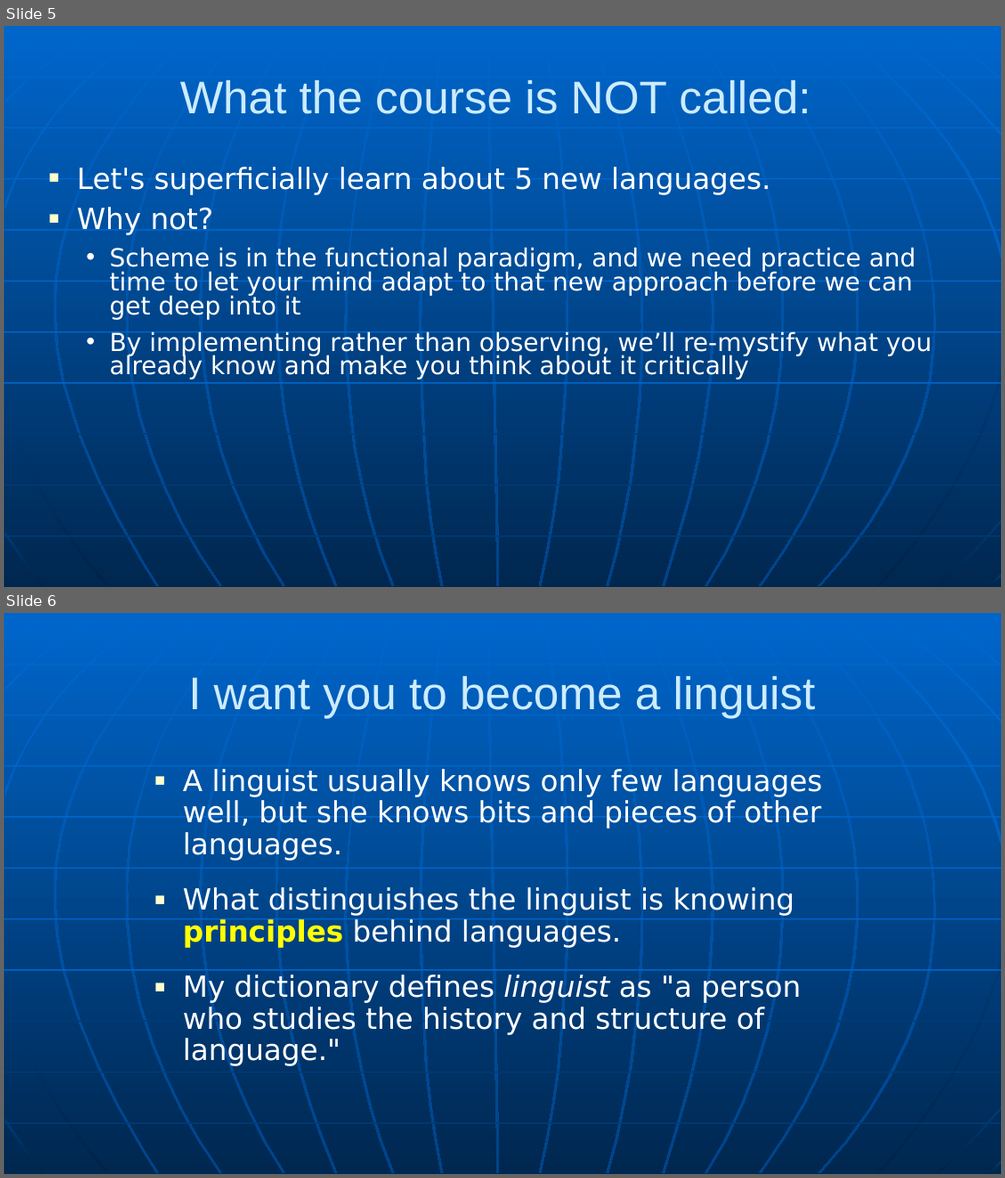
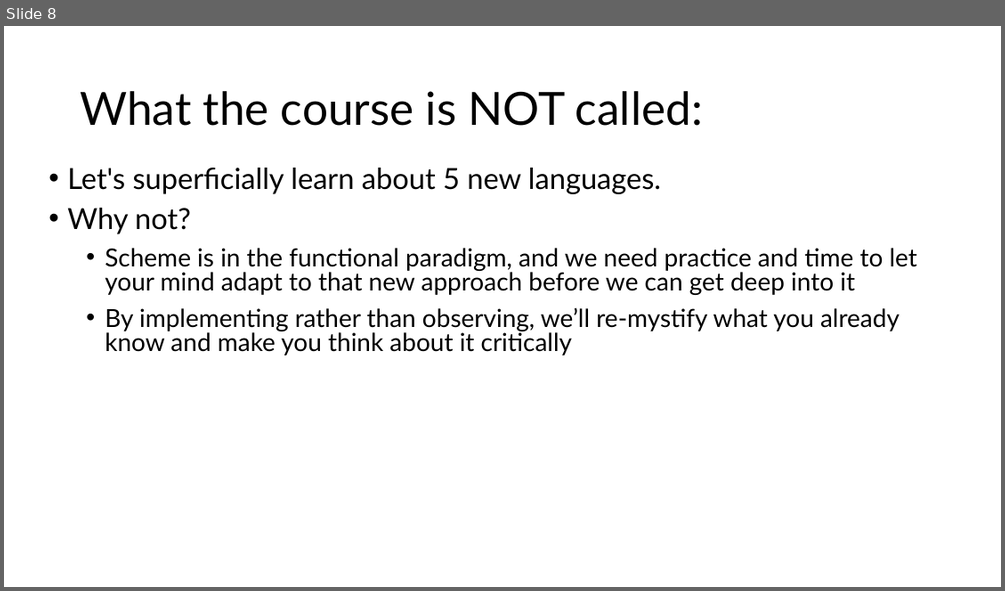
Before and after one commit to RHIT-CSSE/csse304, a slide deck: ClassMaterials/CourseIntro/CWA-intro.pptx. Shown one above the other, each under a label of ours: slides 5 and 6 before the commit, slide 8 after it. The pictures are 1005x1178 and 1005x591 pixels, drawn with LibreOffice and Linux fonts; fonts in the diff are those of the drawing. Boxes give left, top, right and bottom in pixels: in the first picture for what was removed or moved away, otherwise in the second. Text is boxed around its words. In the diff, an @@ line names an element or a change of style, - is before the commit and + after.

Commit message:
fixes for course intro

```diff
--- a/ClassMaterials/CourseIntro/CWA-intro.pptx
+++ b/ClassMaterials/CourseIntro/CWA-intro.pptx
@@ slide 6 removed at (x1=4, y1=613, x2=1001, y2=1174), background gradient #0066CC to #004488; not listed: 34 template elements that a slide beside it also shows @@
@@ title removed at (x1=188, y1=676, x2=816, y2=718) @@
-I want you to become a linguist
@@ text removed at (x1=183, y1=769, x2=823, y2=1066) @@
-■ A linguist usually knows only few languages well, but she knows bits and pieces of other languages.
-■ What distinguishes the linguist is knowing principles behind languages.
-■ My dictionary defines linguist as "a person who studies the history and structure of language."
@@ what was slide 5 is now slide 8 @@
@@ slide 8 changed as well @@
@@ background gradient #0066CC to #004488 to #FFFFFF @@
@@ title "What the course is NOT ..." moved from (x1=180, y1=80, x2=810, y2=114) to (x1=80, y1=91, x2=703, y2=126) @@
@@ title "What the course is NOT ..." at (x1=80, y1=91, x2=703, y2=126): font Arial to Lato, text colour #CCECFF to #000000; alignment centre to left; line spacing 1 to 0.9 @@
@@ text "Let's superficially learn about 5 ..." at (x1=67, y1=168, x2=917, y2=355): font DejaVu Sans to Lato, text colour #FFFFFF to #000000; bullet ■ to •; indent changed @@
@@ group removed at (x1=4, y1=26, x2=1001, y2=587): 24 freeform shapes, 10 lines @@
```
Also in this commit, not shown: 7 other slides changed, 5 other slides removed, 2 other files.
